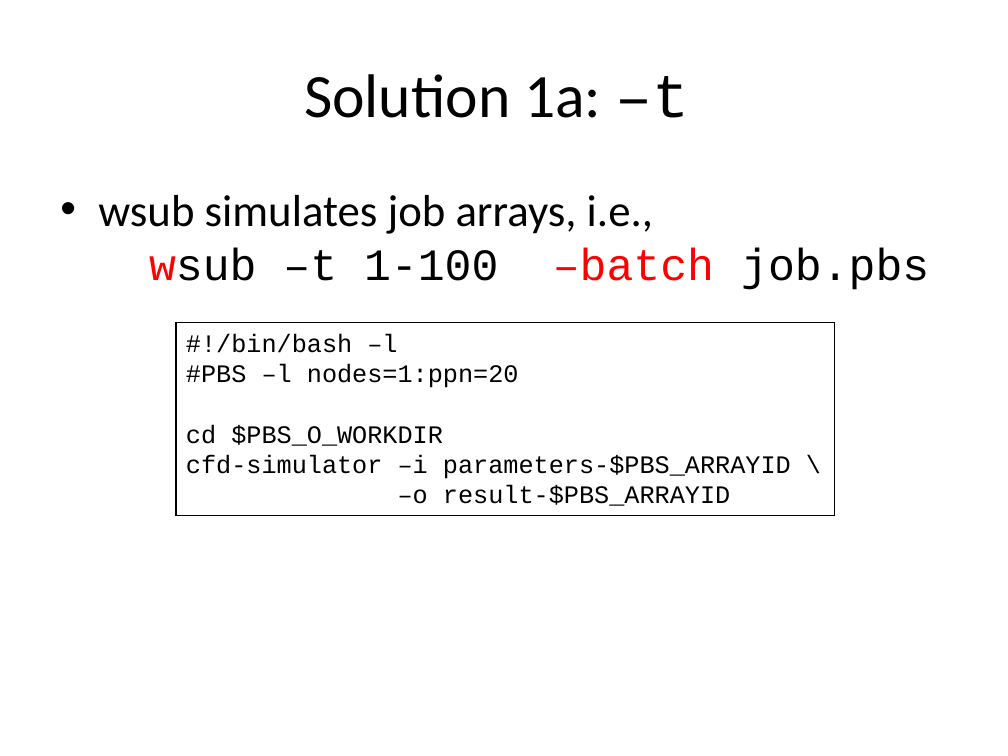
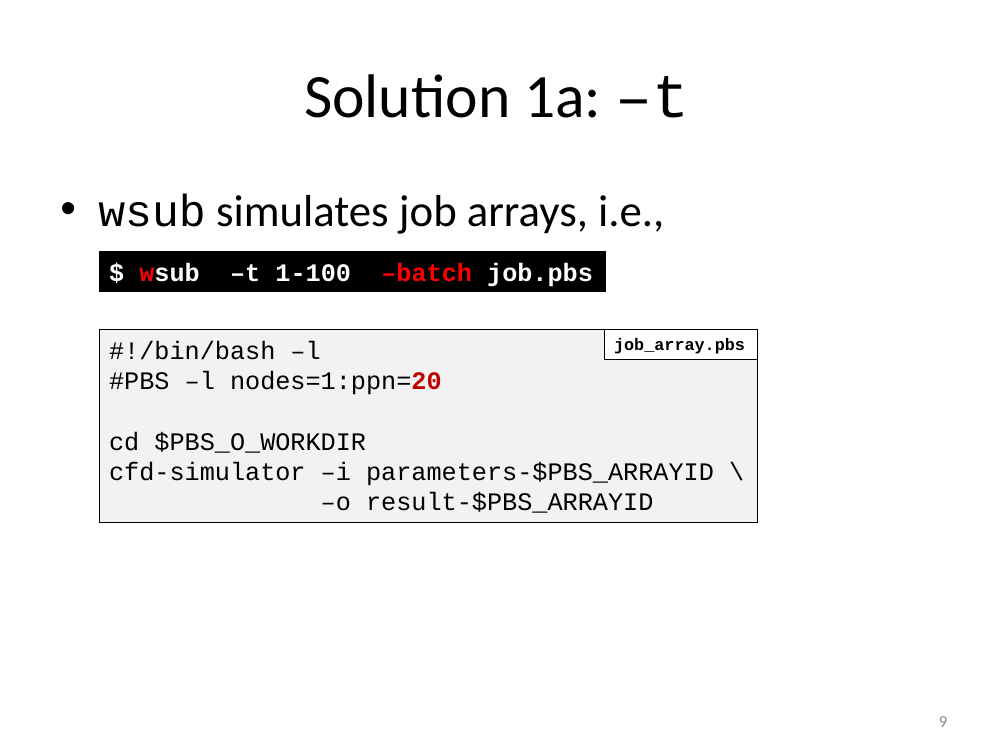
Before and after one commit to gjbex/worker, a slide deck: slide 9 of doc/worker.pptx. Drawn at 1008x756 pixels with LibreOffice and Linux fonts; fonts in the diff are those of the drawing. Boxes give left, top, right and bottom in pixels: in the first picture for what was removed or moved away, otherwise in the second. Text is boxed around its words. In the diff, an @@ line names an element or a change of style, - is before the commit and + after.

```diff
--- a/doc/worker.pptx
+++ b/doc/worker.pptx
@@ text at [98,194,664,234]: text changed @@
-• wsub simulates job arrays, i.e.,
-  wsub –t 1-100 –batch job.pbs
+• wsub simulates job arrays, i.e.,
@@ rectangle added at [99,251,606,291], fill #000000, 18 pt, text #FFFFFF, bold @@
+$ wsub –t 1-100 –batch job.pbs
@@ rectangle "#!/bin/bash –l": place and size @@
-rectangle "#!/bin/bash –l" at [176,323,835,516]
+rectangle "#!/bin/bash –l" at [99,330,757,523]
@@ rectangle "#!/bin/bash –l" at [99,330,757,523]: fill none to #F2F2F2 @@
@@ rectangle added at [604,330,757,360], fill #FFFFFF, outline #000000 0.75 pt, 12 pt, text #000000, bold @@
+job_array.pbs
@@ text in rectangle at [109,371,442,395]: text colour #000000 to #C00000, bold on in "nodes=1:ppn=20" @@
@@ page number added at [939,716,947,727], 12 pt, text #8C8C8C @@
+9
```
Also in this commit, not shown: 28 other slides changed, 2 slides added, 1 slide removed.
